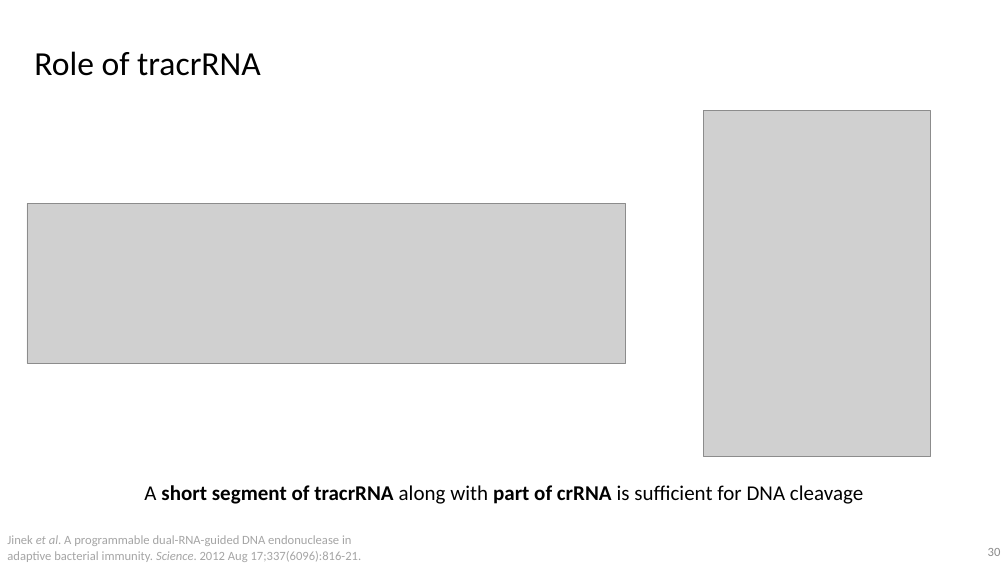
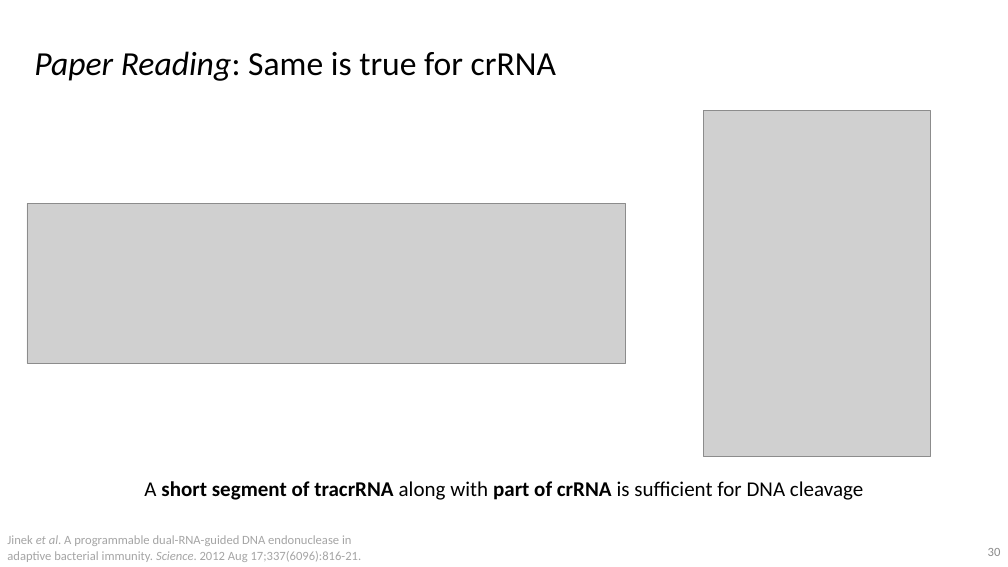
Before and after one commit to vwOvOwv/PKU-Undergraduate-Course, a slide deck: slide 30 of 遗传学(Genetics)/讨论课/Topic-3_遗传学技术/CRISPR-Cas.pptx. Drawn at 1008x567 pixels with LibreOffice and Linux fonts; fonts in the diff are those of the drawing; grey boxes stand for pictures. Boxes give left, top, right and bottom in pixels: in the first picture for what was removed or moved away, otherwise in the second. Text is boxed around its words. In the diff, an @@ line names an element or a change of style, - is before the commit and + after.

```diff
--- a/遗传学(Genetics)/讨论课/Topic-3_遗传学技术/CRISPR-Cas.pptx
+++ b/遗传学(Genetics)/讨论课/Topic-3_遗传学技术/CRISPR-Cas.pptx
@@ text at [34, 51, 556, 81]: text changed @@
-Role of tracrRNA
+Paper Reading: Same is true for crRNA
@@ text "A short segment of tracrRNA ...": place and size @@
-text "A short segment of tracrRNA ..." at [144, 485, 863, 504]
+text "A short segment of tracrRNA ..." at [144, 481, 863, 500]
```
Also in this commit, not shown: 18 other slides changed, 5 slides added, 1 other file.
